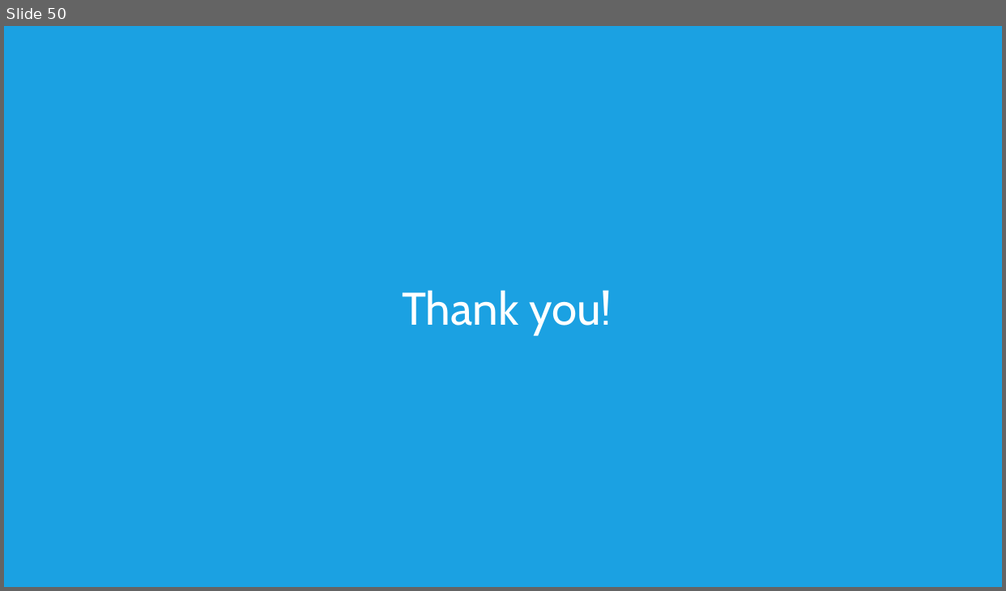
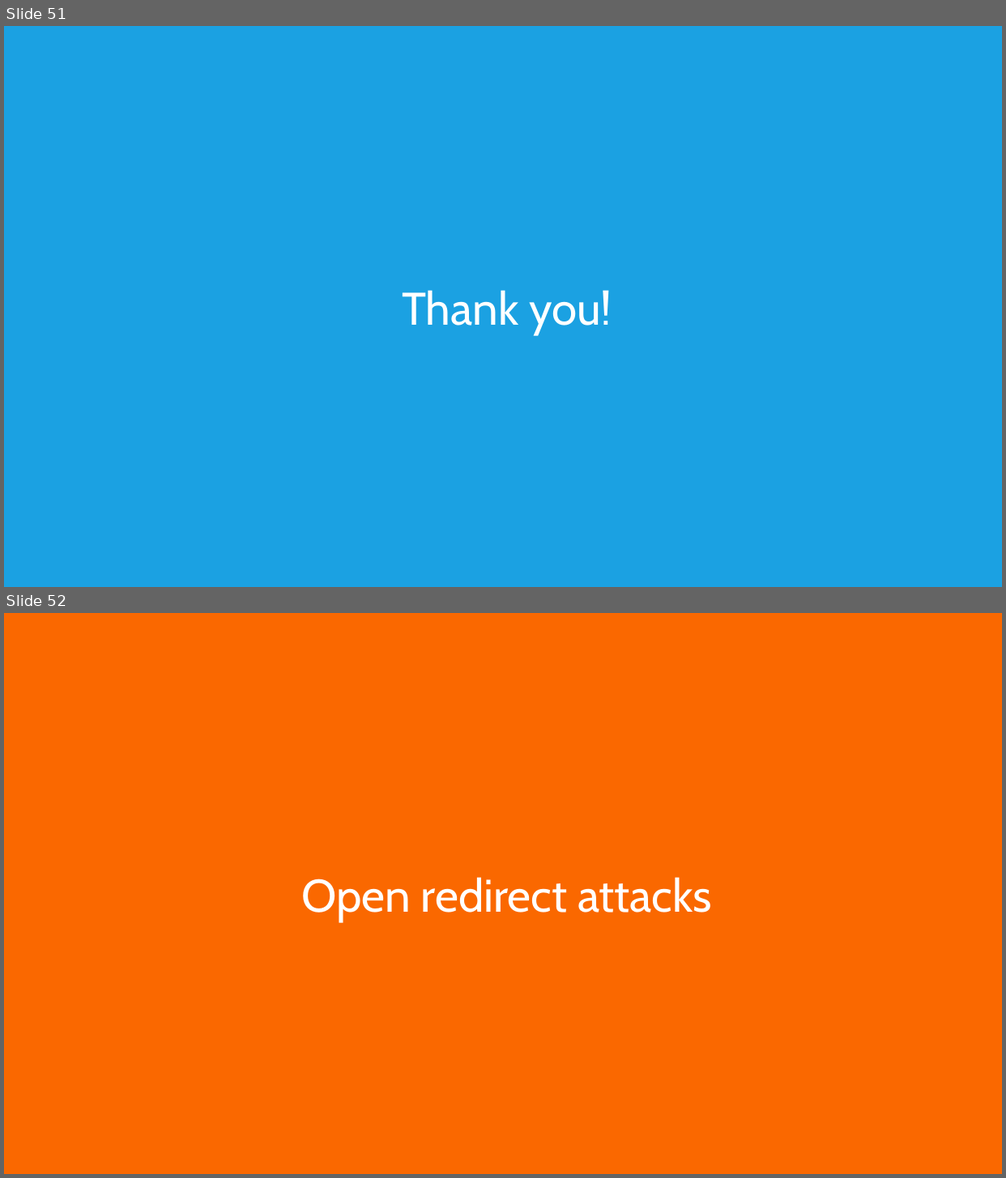
Before and after one commit to liviucotfas/ase-web-and-cloud-applications-security, a slide deck: Presentation ASPNET MVC Core - Part II.pptx. Shown one above the other, each under a label of ours: slide 50 before the commit, slides 51 and 52 after it. The pictures are 1006x591 and 1006x1178 pixels, drawn with LibreOffice and Linux fonts; fonts in the diff are those of the drawing. Boxes give left, top, right and bottom in pixels: in the first picture for what was removed or moved away, otherwise in the second. Text is boxed around its words. In the diff, an @@ line names an element or a change of style, - is before the commit and + after.

```diff
--- a/Presentation ASPNET MVC Core - Part II.pptx
+++ b/Presentation ASPNET MVC Core - Part II.pptx
@@ slide 52 added at (4, 613, 1002, 1174), background #FA6800 @@
@@ title added at (301, 877, 712, 922), 44 pt, text #FFFFFF @@
+Open redirect attacks
@@ what was slide 50 is now slide 51 @@
```
Also in this commit, not shown: 4 slides changed, 1 other slide added, 6 other files.
